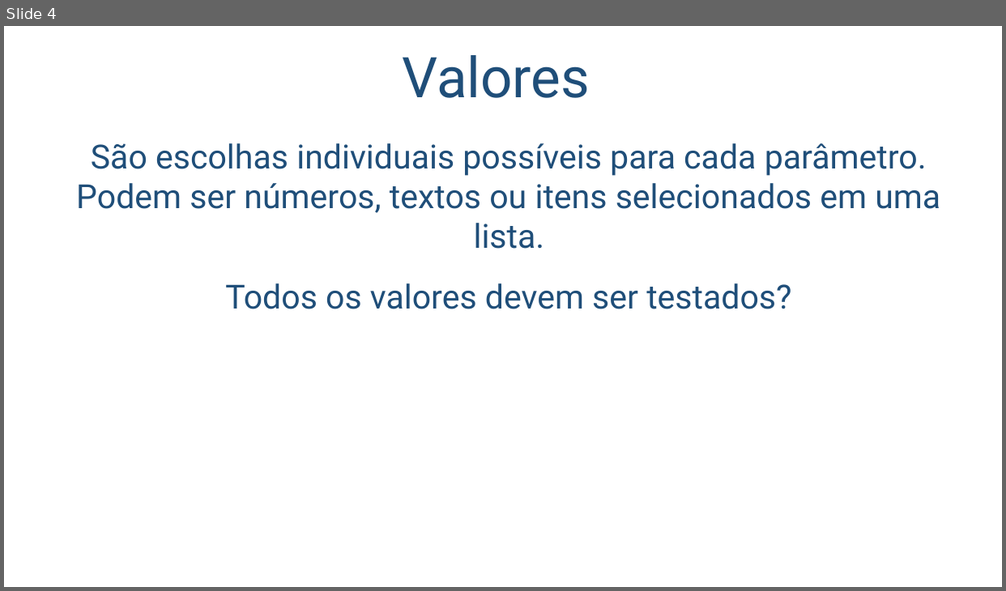
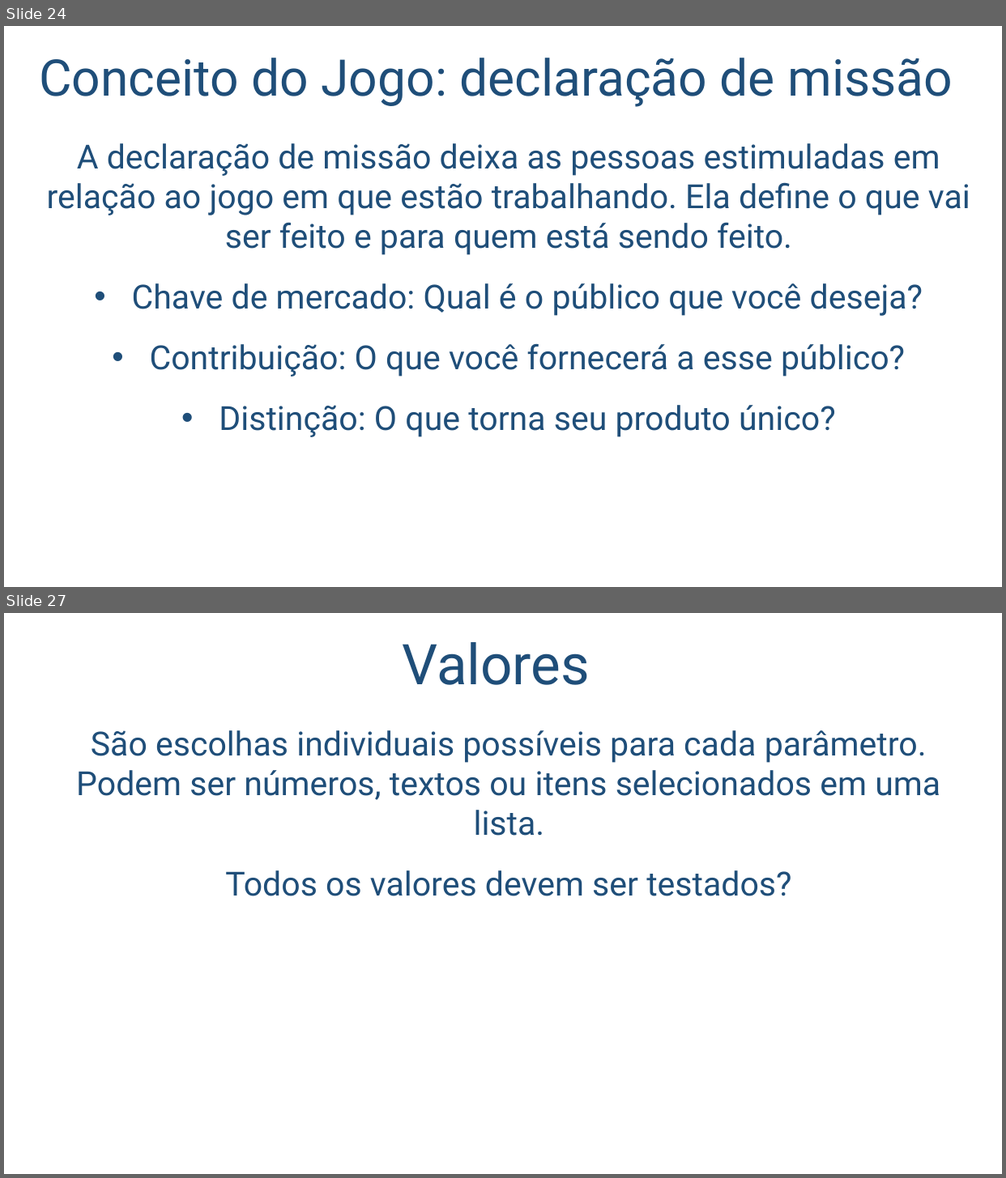
Before and after one commit to salmo-jr/public-slides, a slide deck: engenharia-de-software.pptx. Shown one above the other, each under a label of ours: slide 4 before the commit, slides 24 and 27 after it; the slides between them are not shown. The pictures are 1006x591 and 1006x1178 pixels, drawn with LibreOffice and Linux fonts; fonts in the diff are those of the drawing; background and template pictures are left out. Boxes give left, top, right and bottom in pixels: in the first picture for what was removed or moved away, otherwise in the second. Text is boxed around its words. In the diff, an @@ line names an element or a change of style, - is before the commit and + after.

```diff
--- a/engenharia-de-software.pptx
+++ b/engenharia-de-software.pptx
@@ slide 24 added at (4,26,1002,587), background picture (left out) @@
@@ title added at (39,58,953,107), 48.6 pt, text #1F4E79 @@
+Conceito do Jogo: declaração de missão
@@ text added at (47,143,970,437), 32 pt, text #1F4E79 @@
+A declaração de missão deixa as pessoas estimuladas em relação ao jogo em que estão trabalhando. Ela define o que vai ser feito e para quem está sendo feito.
+• Chave de mercado: Qual é o público que você deseja?
+• Contribuição: O que você fornecerá a esse público?
+• Distinção: O que torna seu produto único?
@@ what was slide 4 is now slide 27 @@
```
Also in this commit, not shown: 23 other slides added, 1 slide removed.
